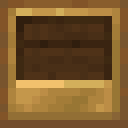
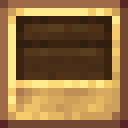
Layered file, before and after one edit (128x128). Changes by layer:
renamed "Calque copié #1" to "v0.5.0", hid it over [16, 80, 112, 112]
added layer "v0.5.1" above "Casing v0.5.1" over [16, 80, 112, 112]
added layer "Casing v0.5.1" above "Casing v0.5.0" over [0, 0, 128, 128]
